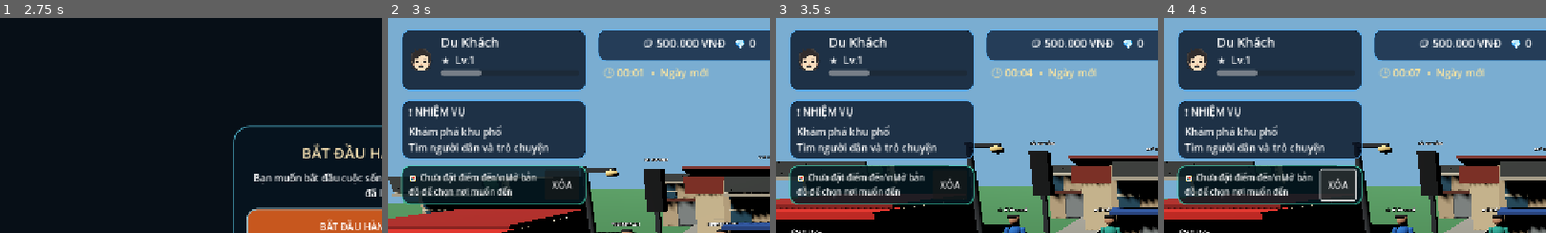
Above: before the commit, frames 1-4 (left to right).
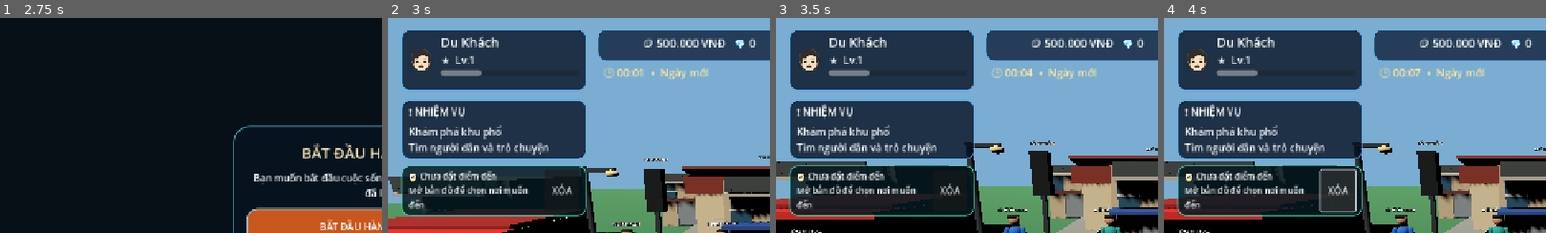
Above: after the commit, the same moments.

Repository: temu838655-dev/Vi-t-Nam-Du-L-ch
Game: Godot game, scene res://scenes/main.tscn
The game is run twice, just before and just after one commit, with the same random seed, the same clock (stepped at 60 frames per second) and the same inputs.
Inputs:
- Up to frame 1 (2.75 s): click "G ĐĂNG NHẬP BẰNG GOOGLE" at 0.5 s; click "OK" at 1.25 s; click "CHƠI VỚI TƯ CÁCH KHÁCH" at 2 s
- Up to frame 2 (3 s): click "BẮT ĐẦU HÀNH TRÌNH MỚI" at 2.75 s
- Up to frame 3 (3.5 s): no input
- Up to frame 4 (4 s): click "XÓA" at 3.5 s
The pictures show only the part of the screen within x 0-50%, y 0-50%; the shares and areas given below are measured in that part.

Frame 1 is identical in both runs. In frame 2, 5.0% of the frame differs, in the area x 3-52%, y 71-93%; in frame 3, 5.0%; in frame 4, 5.3%.

Commit message:
Fix newline formatting in waypoint HUD

Diff:
--- a/Godot/scripts/mobile_hud.gd
+++ b/Godot/scripts/mobile_hud.gd
@@ -170,7 +170,7 @@
 	navigation_row.add_theme_constant_override("separation", 8)
 	navigation_panel.add_child(navigation_row)
 	navigation_label = Label.new()
-	navigation_label.text = "🧭 Chưa đặt điểm đến\\nMở bản đồ để chọn nơi muốn đến"
+	navigation_label.text = "🧭 Chưa đặt điểm đến\nMở bản đồ để chọn nơi muốn đến"
 	navigation_label.size_flags_horizontal = Control.SIZE_EXPAND_FILL
 	navigation_label.add_theme_font_size_override("font_size", 14)
 	navigation_label.autowrap_mode = TextServer.AUTOWRAP_WORD_SMART
@@ -344,7 +344,7 @@
 	if not is_instance_valid(navigation_label):
 		return
 	if not has_active_waypoint or not is_instance_valid(player):
-		navigation_label.text = "🧭 Chưa đặt điểm đến\\nMở bản đồ để chọn nơi muốn đến"
+		navigation_label.text = "🧭 Chưa đặt điểm đến\nMở bản đồ để chọn nơi muốn đến"
 		return
 	var offset := active_waypoint - player.global_position
 	var flat_offset := Vector2(offset.x, offset.z)
@@ -358,7 +358,7 @@
 	var relative_angle := wrapf(world_angle - player.rotation.y, -PI, PI)
 	var arrows := ["↑", "↗", "→", "↘", "↓", "↙", "←", "↖"]
 	var arrow_index := posmod(int(round(relative_angle / (PI / 4.0))), 8)
-	navigation_label.text = "🧭 ĐIỂM ĐẾN\\n%s  Còn %.0f m" % [arrows[arrow_index], distance]
+	navigation_label.text = "🧭 ĐIỂM ĐẾN\n%s  Còn %.0f m" % [arrows[arrow_index], distance]
 
 func _clear_waypoint() -> void:
 	has_active_waypoint = false
@@ -367,7 +367,7 @@
 		map_canvas.has_waypoint = false
 		map_canvas.queue_redraw()
 	if is_instance_valid(navigation_label):
-		navigation_label.text = "🧭 Chưa đặt điểm đến\\nMở bản đồ để chọn nơi muốn đến"
+		navigation_label.text = "🧭 Chưa đặt điểm đến\nMở bản đồ để chọn nơi muốn đến"
 
 func _update_status() -> void:
 	if status_label:
